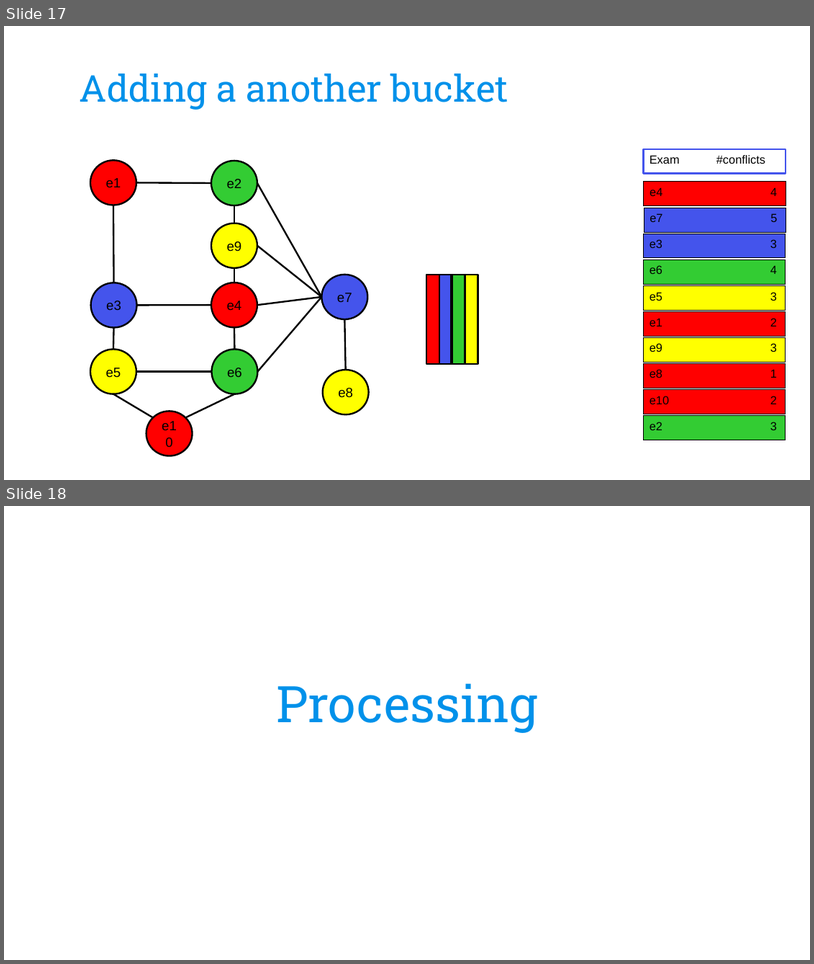
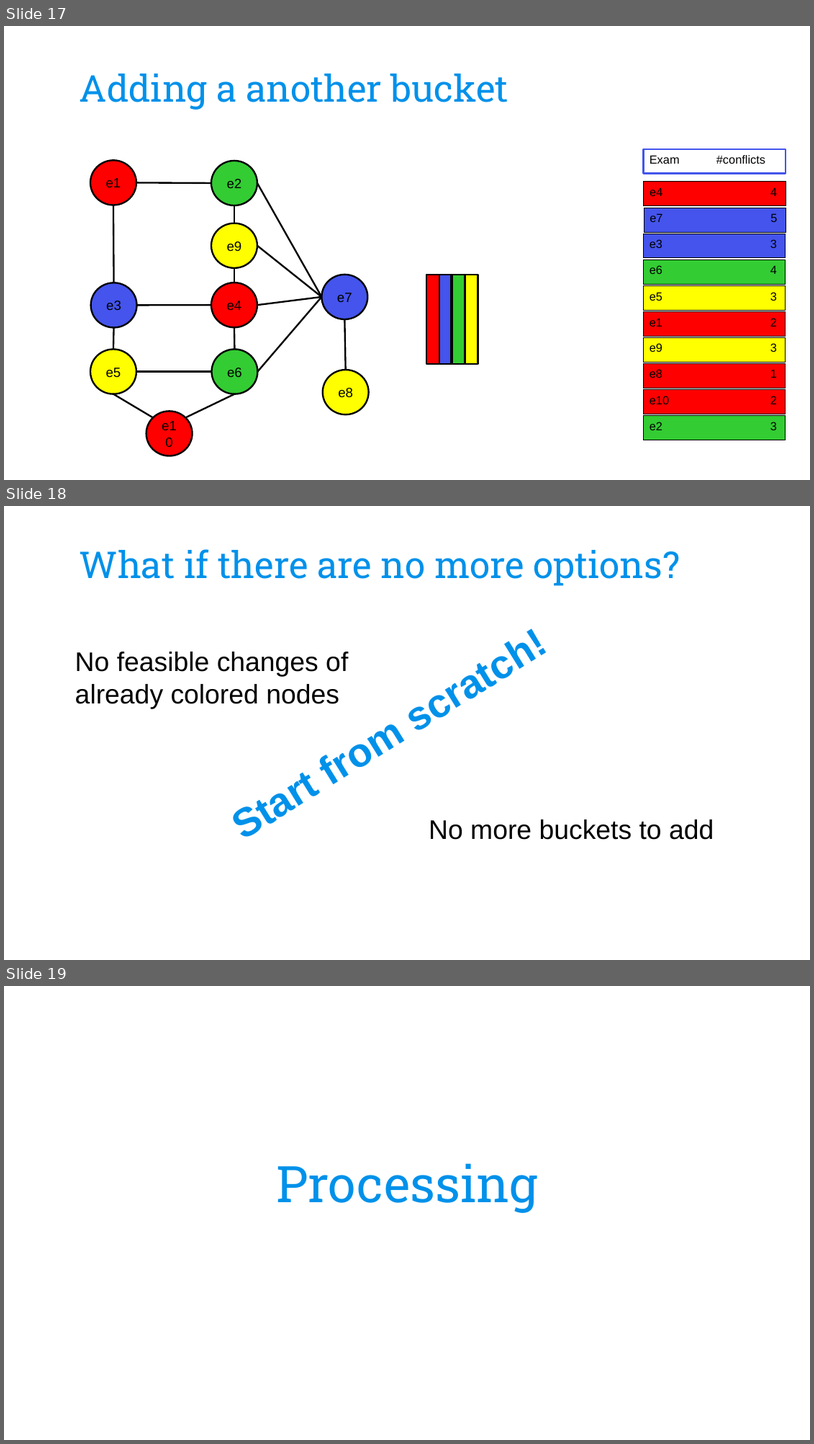
Before and after one commit to CarolinaBianchi/ETPsolver, a slide deck: Optimization/doc/ETPslides_OMAAL_group11.pptx. Shown one above the other, each under a label of ours: slides 17 and 18 before the commit, slides 17, 18 and 19 after it. The pictures are 814x964 and 814x1444 pixels, drawn with LibreOffice and Linux fonts; fonts in the diff are those of the drawing; background and template pictures are left out. Boxes give left, top, right and bottom in pixels: in the first picture for what was removed or moved away, otherwise in the second. Text is boxed around its words. In the diff, an @@ line names an element or a change of style, - is before the commit and + after.

```diff
--- a/Optimization/doc/ETPslides_OMAAL_group11.pptx
+++ b/Optimization/doc/ETPslides_OMAAL_group11.pptx
@@ slide 18 added at [4, 506, 810, 960], background picture (left out) @@
@@ text added at [67, 506, 800, 960], 48 pt, text #0091EA, bold @@
+Start from scratch!
@@ text added at [80, 549, 680, 586], 44 pt, text #0091EA @@
+What if there are no more options?
@@ text added at [75, 651, 348, 709], 32 pt, text #000000 @@
+No feasible changes of already colored nodes
@@ text added at [429, 819, 714, 839], 32 pt, text #000000 @@
+No more buckets to add
@@ what was slide 18 is now slide 19 @@
```
Also in this commit, not shown: 3 slides changed, 3 other files.
